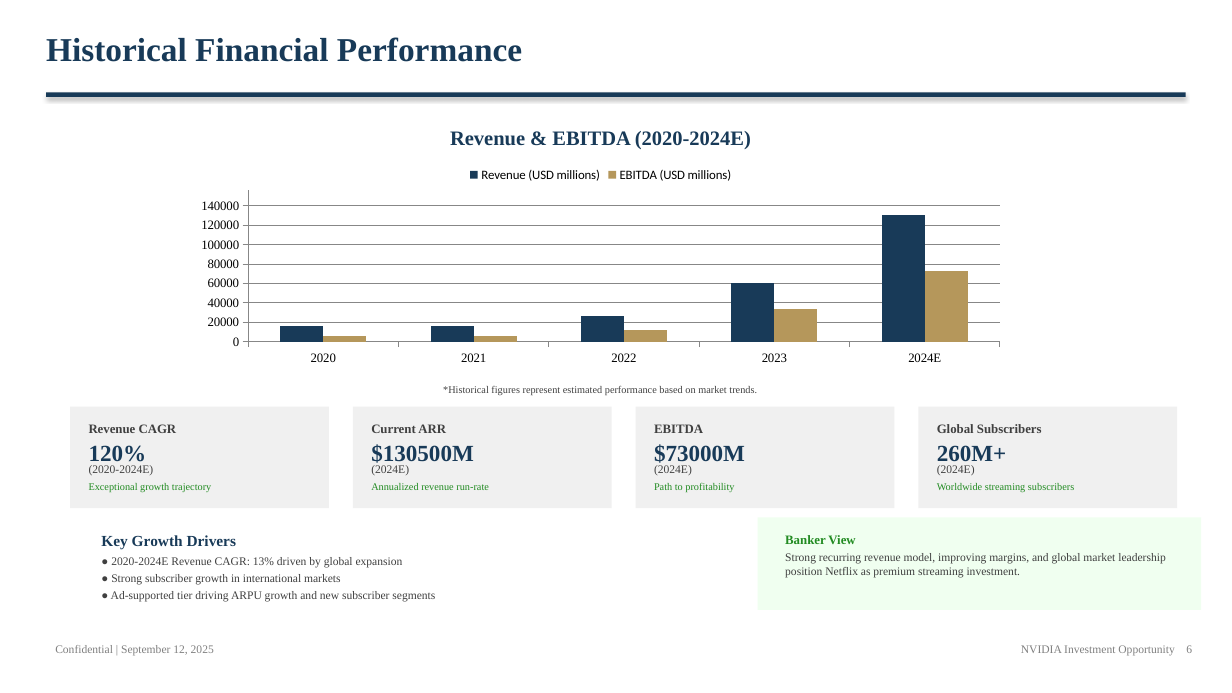
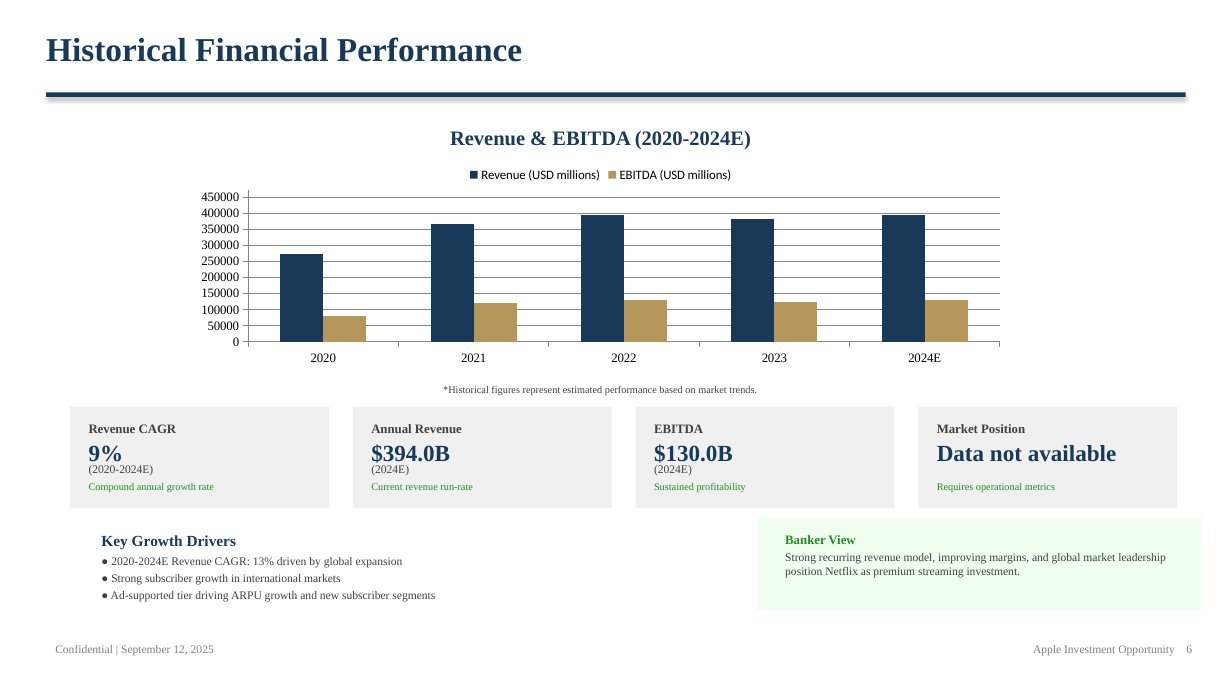
Before and after one commit to alinvb/slide_generator, a slide deck: slide 3 of output_presentation.pptx. Drawn at 1232x693 pixels with LibreOffice and Linux fonts; fonts in the diff are those of the drawing. Boxes give left, top, right and bottom in pixels: in the first picture for what was removed or moved away, otherwise in the second. Text is boxed around its words. In the diff, an @@ line names an element or a change of style, - is before the commit and + after.

```diff
--- a/output_presentation.pptx
+++ b/output_presentation.pptx
@@ column chart at [185, 157, 1017, 370] @@
-Revenue (USD millions): 17000, 17000, 27000, 61000, 130000
+Revenue (USD millions): 270000, 370000, 390000, 380000, 390000
-EBITDA (USD millions): 6000, 6000, 12000, 34000, 73000
+EBITDA (USD millions): 80000, 120000, 130000, 120000, 130000
@@ value axis changed @@
@@ text at [89, 445, 124, 467]: text changed @@
-120%
+9%
@@ text at [371, 424, 462, 433]: text changed @@
-Current ARR
+Annual Revenue
@@ text at [371, 444, 450, 467]: text changed @@
-$130500M
+$394.0B
@@ text at [654, 444, 733, 467]: text changed @@
-$73000M
+$130.0B
@@ text at [937, 424, 1025, 433]: text changed @@
-Global Subscribers
+Market Position
@@ text at [937, 445, 1116, 462]: text changed @@
-260M+
+Data not available
@@ text removed at [937, 465, 975, 475] @@
-(2024E)
@@ text at [89, 483, 214, 492]: text changed @@
-Exceptional growth trajectory
+Compound annual growth rate
@@ text at [371, 483, 473, 490]: text changed @@
-Annualized revenue run-rate
+Current revenue run-rate
@@ text at [654, 483, 746, 492]: text changed @@
-Path to profitability
+Sustained profitability
@@ text at [937, 483, 1055, 492]: text changed @@
-Worldwide streaming subscribers
+Requires operational metrics
@@ text at [1033, 645, 1192, 656]: text changed @@
-NVIDIA Investment Opportunity 6
+Apple Investment Opportunity 6
```
Also in this commit, not shown: 9 other slides changed, 4 slides added, 8 slides removed, 13 other files.
